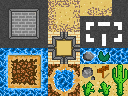
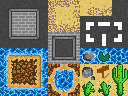
Comparing the layer stacks of the two 128px x 96px images. Changes:
added layer "Capa 16" in group "Grupo 1" over (x1=48, y1=32, x2=80, y2=64)
painted on "Capa 1" over (x1=48, y1=32, x2=127, y2=96)
